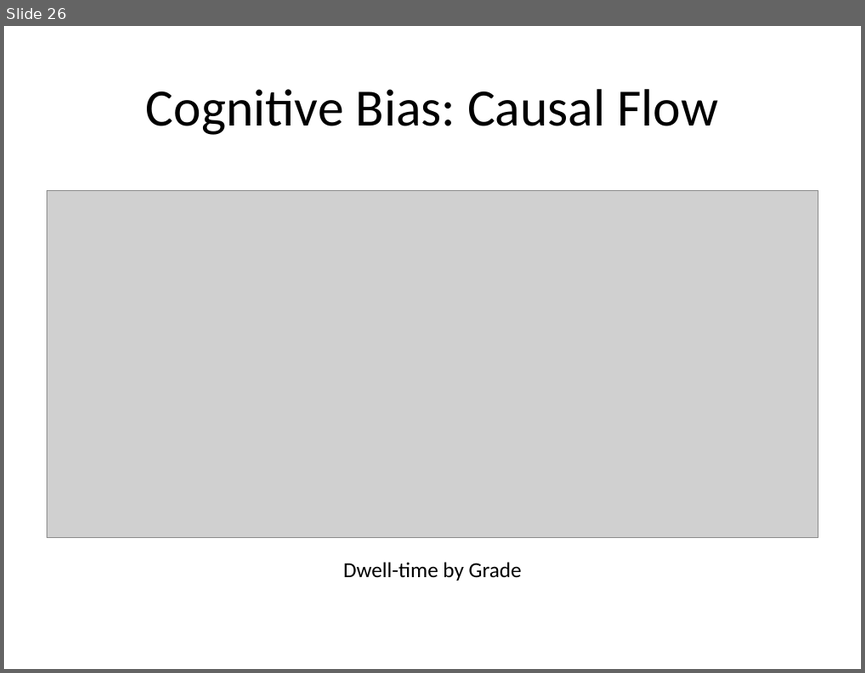
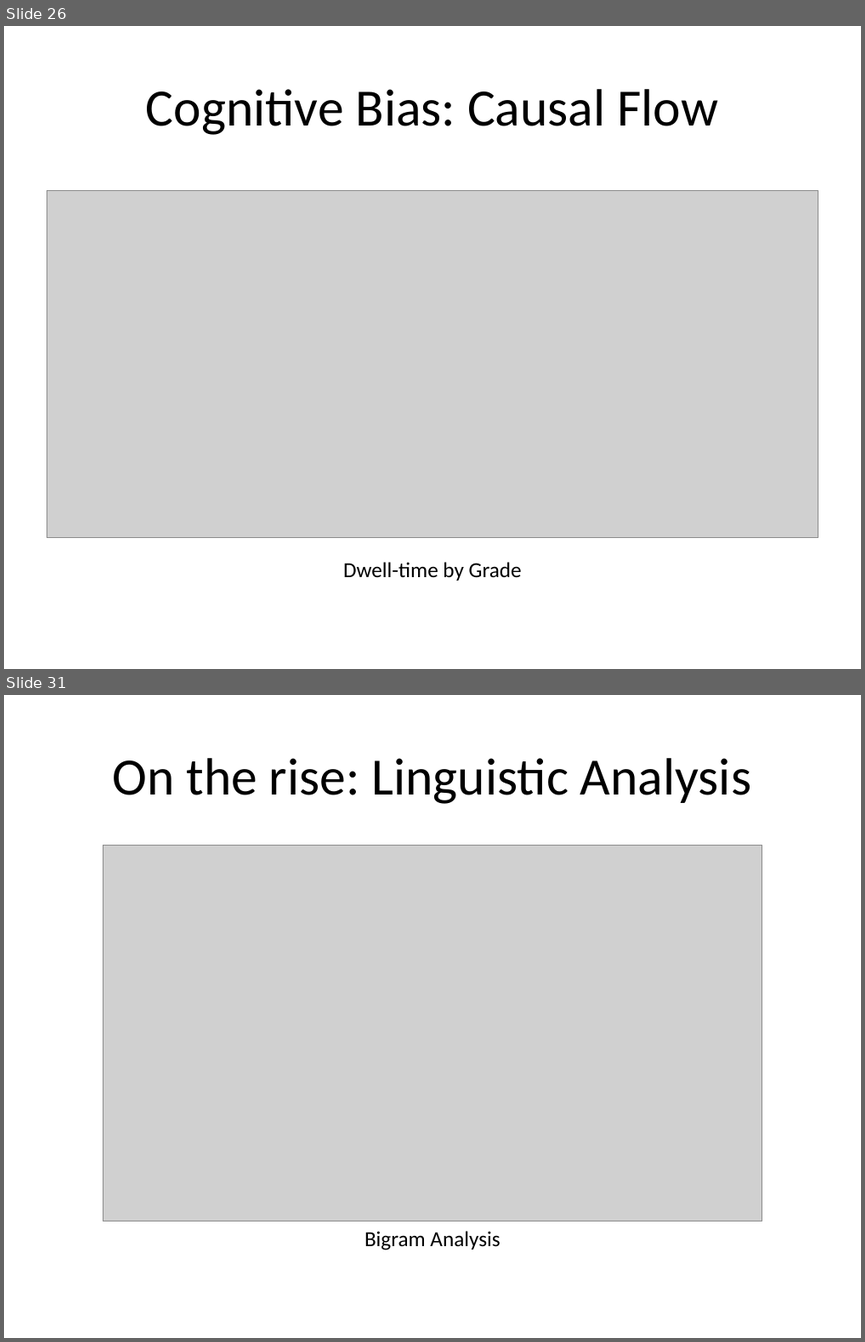
Before and after one commit to dietrichson/newport_2019, a slide deck: presentation/Learning_analytics_Newport_2019.pptx. Shown one above the other, each under a label of ours: slide 26 before the commit, slides 26 and 31 after it; the slides between them are not shown. The pictures are 865x673 and 865x1342 pixels, drawn with LibreOffice and Linux fonts; fonts in the diff are those of the drawing; grey boxes stand for pictures. Boxes give left, top, right and bottom in pixels: in the first picture for what was removed or moved away, otherwise in the second. Text is boxed around its words. In the diff, an @@ line names an element or a change of style, - is before the commit and + after.

```diff
--- a/presentation/Learning_analytics_Newport_2019.pptx
+++ b/presentation/Learning_analytics_Newport_2019.pptx
@@ slide 31 added at [4, 695, 861, 1338], background #FFFFFF @@
@@ title added at [113, 758, 751, 804], 44 pt, text #000000 @@
+On the rise: Linguistic Analysis
@@ picture added at [103, 845, 761, 1221] @@
@@ text added at [364, 1231, 500, 1250], 18 pt, text #000000 @@
+Bigram Analysis
```
Also in this commit, not shown: 7 slides changed, 13 other slides added, 2 slides removed, 12 other files.
